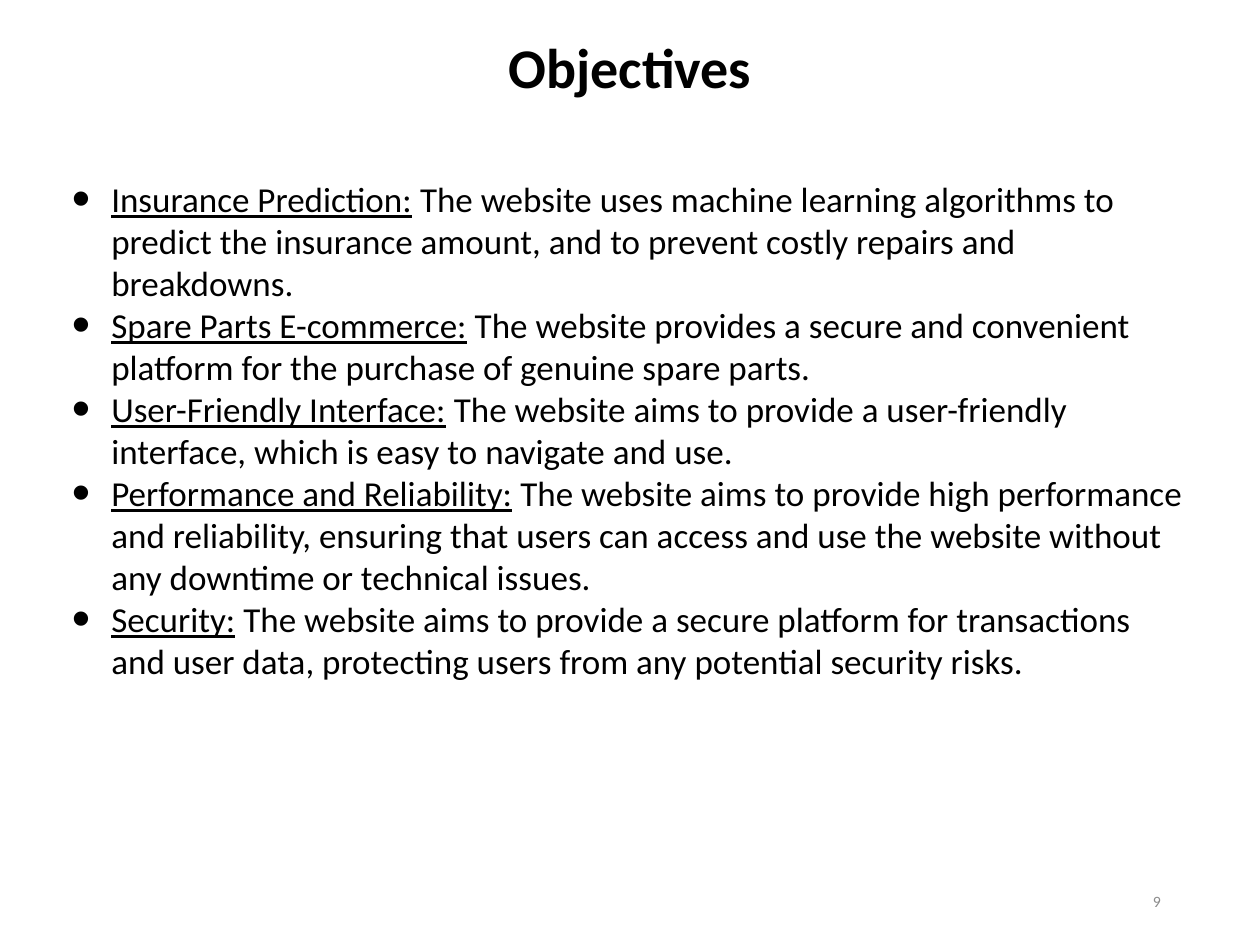
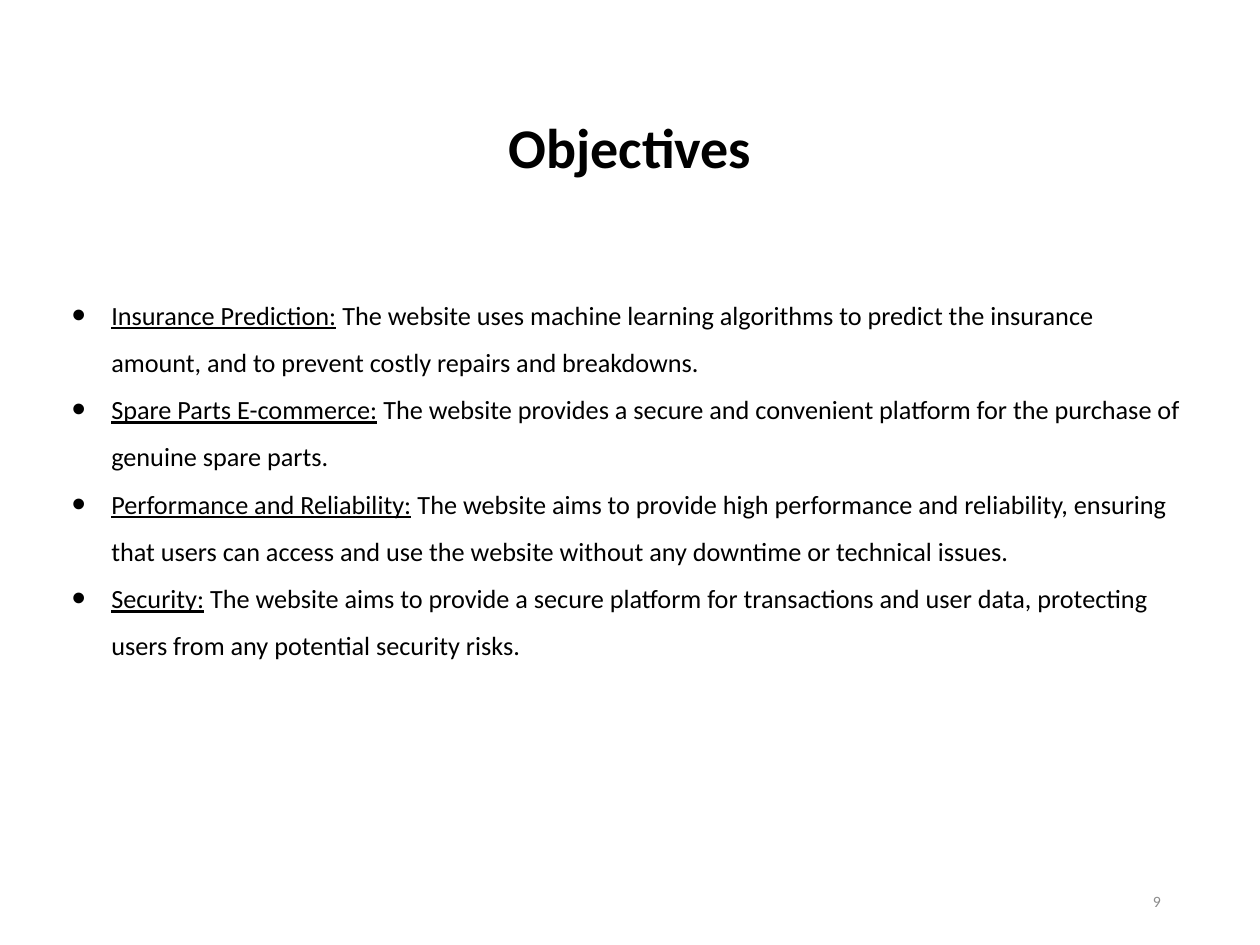
Before and after one commit to yuvrajsinghchauhan/Vehicle-Health-Analysis-and-Spare-Parts-E-Commerce, a slide deck: slide 9 of Review 2 ppt for Vehicle Health Analysis and Spare Parts E-Commerce.pptx. Drawn at 1260x945 pixels with LibreOffice and Linux fonts; fonts in the diff are those of the drawing. Boxes give left, top, right and bottom in pixels: in the first picture for what was removed or moved away, otherwise in the second. Text is boxed around its words. In the diff, an @@ line names an element or a change of style, - is before the commit and + after.

```diff
--- a/Review 2 ppt for Vehicle Health Analysis and Spare Parts E-Commerce.pptx
+++ b/Review 2 ppt for Vehicle Health Analysis and Spare Parts E-Commerce.pptx
@@ text "Objectives": place and size @@
-text "Objectives" at [508, 48, 751, 98]
+text "Objectives" at [508, 128, 751, 178]
@@ text "Insurance Prediction: The website uses ...": place and size @@
-text "Insurance Prediction: The website uses ..." at [111, 187, 1182, 680]
+text "Insurance Prediction: The website uses ..." at [111, 306, 1179, 660]
@@ text "Insurance Prediction: The website uses ..." at [111, 306, 1179, 660]: size 20 to 15 pt; line spacing 1 to 1.5 @@
@@ text at [111, 397, 1066, 470]: paragraph removed @@
-• User-Friendly Interface: The website aims to provide a user-friendly interface, which is easy to navigate and use.
```
Also in this commit, not shown: 8 other slides changed, 2 other files.
